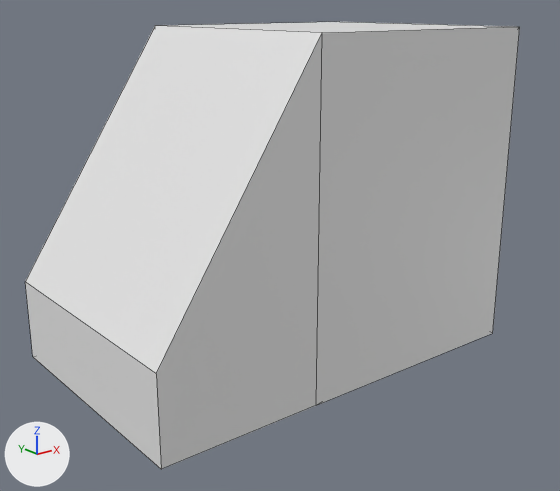
Two versions of the Blender file Assets/Models/Door.blend, one commit apart.
Before and after are seen from a 50 mm lens placed at (-4.24, -4.64, 2.67), pointed at (-0.61, -0.1, 0.86). The lights are fixed; the arrows at lower left show +X, +Y and +Z. Mesh edges are drawn as thin lines.
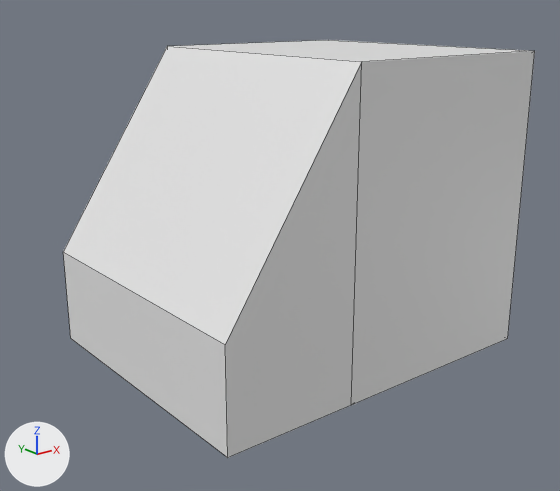
What the commit changed:
me_cube_001 has 40 vertices, 50 faces, 1 loose edge and spans x -2.25..1.16, y -1.0..1.0, z -0.02..2.5.
me_cube_001 is used by ob_cube; location (0.0, 0.0, 0.0).
Part 1, on me_cube_001:
Vertex 0 of me_cube_001 moves from (-1.0, -1.0, -0.02) at pixel (316, 405) to (-0.81, -1.15, -0.02) at pixel (351, 405).
Vertex 1 of me_cube_001 moves from (1.0, -1.0, -0.02) at pixel (492, 333) to (1.0, -1.15, -0.02) at pixel (507, 338).
Vertex 2 of me_cube_001 moves from (1.0, 1.0, -0.02) to (1.0, 1.15, -0.02).
Vertex 3 of me_cube_001 moves from (1.0, 1.0, 2.5) at pixel (339, 21) to (1.0, 1.15, 2.33) at pixel (328, 40).
Vertex 4 of me_cube_001 moves from (-2.25, 1.0, -0.02) at pixel (32, 356) to (-1.86, 1.15, -0.02) at pixel (70, 338).
Vertex 5 of me_cube_001 moves from (-1.0, 1.0, -0.02) to (-0.81, 1.15, -0.02).
Vertex 7 of me_cube_001 moves from (-2.25, -1.0, 0.62) at pixel (156, 373) to (-1.86, -1.15, 0.74) at pixel (225, 344).
Vertex 8 of me_cube_001 moves from (-1.0, -1.0, 2.5) at pixel (322, 32) to (-0.81, -1.15, 2.33) at pixel (361, 61).
Vertex 9 of me_cube_001 moves from (-1.0, 1.0, 2.5) at pixel (155, 25) to (-0.81, 1.15, 2.33) at pixel (167, 46).
Vertex 13 of me_cube_001 moves from (-2.25, -1.0, -0.02) at pixel (161, 469) to (-1.86, -1.15, -0.02) at pixel (227, 457).
Vertex 14 of me_cube_001 moves from (-2.25, 1.0, 0.62) at pixel (25, 281) to (-1.86, 1.15, 0.74) at pixel (63, 251).
Vertex 19 of me_cube_001 moves from (1.0, -1.0, 2.5) at pixel (519, 26) to (1.0, -1.15, 2.33) at pixel (534, 50).

Changed parts and their boxes [x1, y1, x2, y2] in the pictures (560 x 491 px):
'Cube', reshaped (6% shorter): before [25, 22, 520, 469]; after [63, 40, 535, 458]
